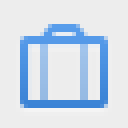
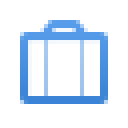
The second 128×128 image is a revision of the first. Changes to its layers:
painted on "200% icon-blue@2x.png, icon-blue.png" over [20, 20, 108, 108]
hid "example background" over [0, 0, 128, 128]
